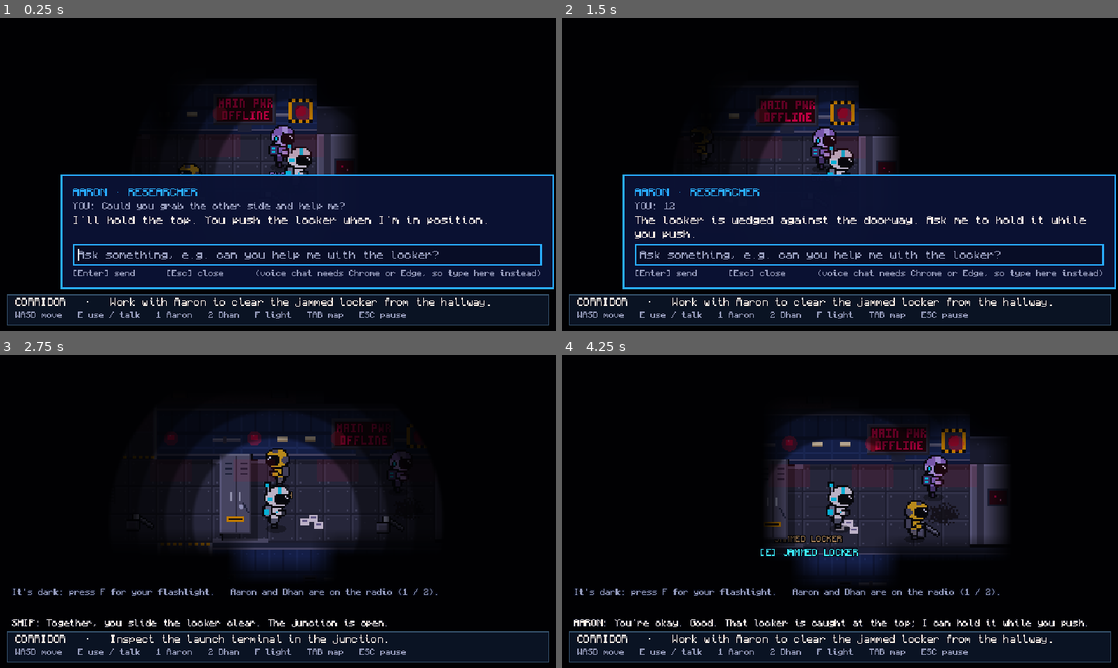
Above: before the commit, frames 1-4 (two rows, left to right).
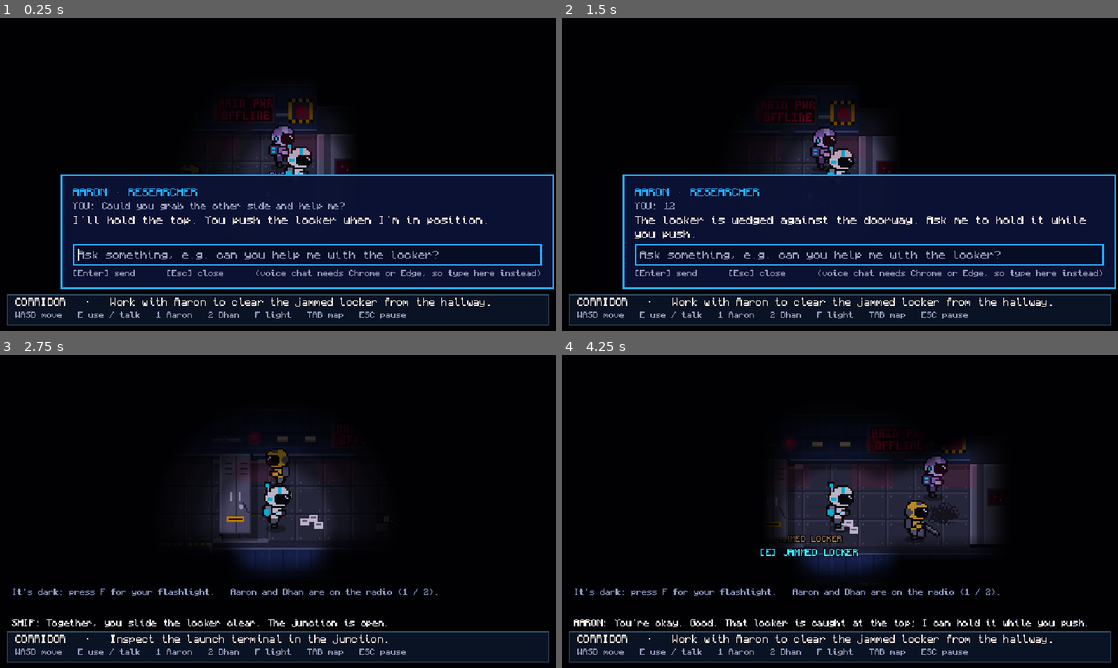
Above: after the commit, the same moments.

Repository: DhanwanthParameswar/back-2-earth
Game: Godot game, scene res://tests/escape_runner.tscn
The game is run twice, just before and just after one commit, with the same random seed, the same clock (stepped at 60 frames per second) and the same inputs. This scene is started directly instead of the project's main scene. Sound files missing from this copy of the repository are replaced by a short silence.
Inputs (mouse positions are in pixels of both pictures, inside the frame that each line leads up to):
- Up to frame 1 (0.25 s): no input
- Up to frame 2 (1.5 s): click (867, 255) at 0.52 s; type "12" at 0.6 s; tap Enter (ui_accept) at 1.25 s; move the mouse to (962, 158) at 1.27 s; hold D (move_right) from 1.28 s (still down); hold F (flashlight) from 1.28 s (still down); click (962, 158) at 1.42 s
- Up to frame 3 (2.75 s): tap Enter (ui_accept) at 1.52 s; release D (move_right) at 2 s; release F (flashlight) at 2 s; drag from (166, 527) to (250, 574) at 2.02 s
- Up to frame 4 (4.25 s): tap F (flashlight) at 2.75 s; move the mouse to (895, 442) at 2.77 s; hold D (move_right) 2.78-3.5 s; hold F (flashlight) 2.78-3.5 s; drag from (812, 574) to (673, 464) at 3.52 s

The runs differ from the first frame. In frame 1, 2.0% of the frame differs, in the area x 32-63%, y 21-50%; in frame 2, 1.9%; in frame 3, 4.5%, in the area x 24-74%, y 18-61%; in frame 4, 3.9%.

Commit message:
Smaller light with smoother rings

Diff:
--- a/scripts/prototype/escape_darkness.gd
+++ b/scripts/prototype/escape_darkness.gd
@@ -1,6 +1,6 @@
 extends Node2D
 ## Ship lighting for the escape mission. Without power the ship is dark:
-##   - a round light of about 6 x 6 tiles always surrounds Johnny. Around it are
+##   - a small round light (about 4 x 4 tiles) always surrounds Johnny. Around it are
 ##     RINGS, each RING_WIDTH wide and half as bright as the one inside it, until
 ##     black (beams end in the same rings);
 ##   - F toggles a flashlight BEAM pointing the way you face (up/down/left/right);
@@ -17,17 +17,17 @@
 ## When power comes back the overlay fades out and the whole map is visible.
 
 const TILE := 32.0
-const BASE_RADIUS := 3.0 * TILE         # always lit around you: ~6 x 6 tiles
-const BEAM_RANGE := 7.0 * TILE          # how far a flashlight beam is fully bright
+const BASE_RADIUS := 2.0 * TILE         # the bright circle around you (~4 x 4 tiles); rings go further
+const BEAM_RANGE := 5.0 * TILE          # how far a flashlight beam is fully bright
 ## Rings around the bright circle (and past a beam's end): each one is RING_WIDTH
 ## wide and RING_FACTOR as bright as the one inside it; after the last one, black.
-const RING_WIDTH := 1.0 * TILE
+const RING_WIDTH := 0.75 * TILE
 const RING_FACTOR := 0.5
 const RINGS := 3                        # 100% -> 50% -> 25% -> 12% -> black
-const RING_SOFT := 3.0                  # px of blending between rings (no jaggies)
+const RING_SOFT := RING_WIDTH * 0.45   # blending between rings: smooth steps, not hard lines
 const LIGHT_REACH := RINGS * RING_WIDTH # how far the rings reach past the bright part
 const BEAM_HALF_ANGLE := deg_to_rad(24.0)
-const BEAM_START_WIDTH := BASE_RADIUS * 0.75  # beam leaves your circle this wide: no sharp tip
+const BEAM_START_WIDTH := BASE_RADIUS * 0.6  # beam leaves your circle this wide: no sharp tip
 const TURN_SPEED := 10.0                # how fast a beam swings to a new direction
 const LABEL_RANGE := 52.0               # names show within E range (player reach 44)
 const DARK_COLOR := Color(0.006, 0.007, 0.014)  # unlit = black: nothing shows beyond your light
--- a/tests/escape_runner.gd
+++ b/tests/escape_runner.gd
@@ -193,7 +193,7 @@
 			storage = Rect2(Vector2(room.rect[0], room.rect[1]) * 32.0, Vector2(room.rect[2], room.rect[3]) * 32.0)
 	check(storage.has_point(fuse_pos), "Spare fuse is in the storage room")
 	check(dark.is_dark(), "No power: the ship is dark")
-	check(absf(dark.BASE_RADIUS * 2.0 - 6.0 * 32.0) < 1.0, "Without a flashlight you see about 6 x 6 tiles")
+	check(absf(dark.BASE_RADIUS * 2.0 - 4.0 * 32.0) < 1.0, "Without a flashlight your bright circle is about 4 x 4 tiles")
 	for i in 3: await get_tree().process_frame
 	var src: Vector2i = dark._cell(mission.player.position + Vector2(0, -8))
 	var walls_lit := 0
